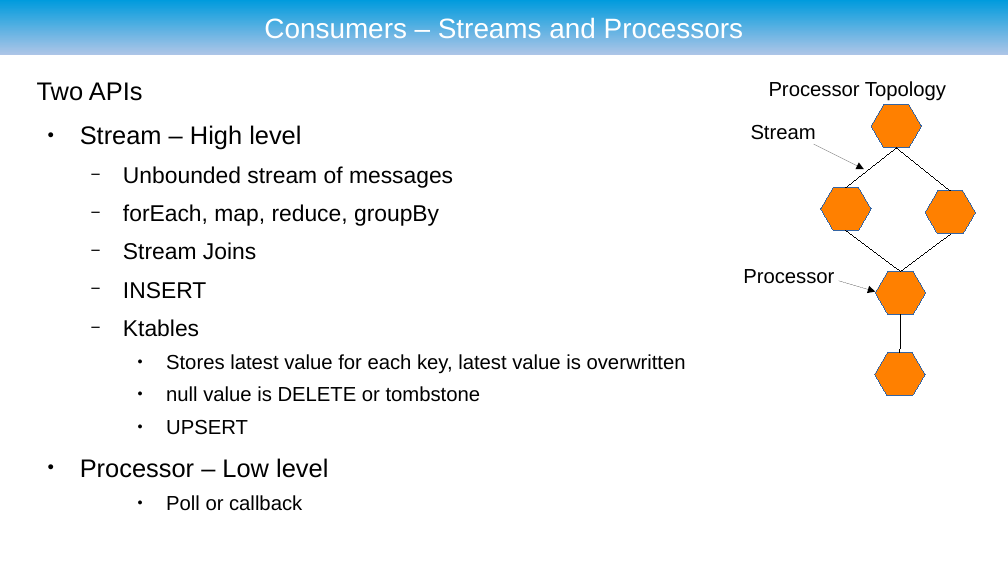
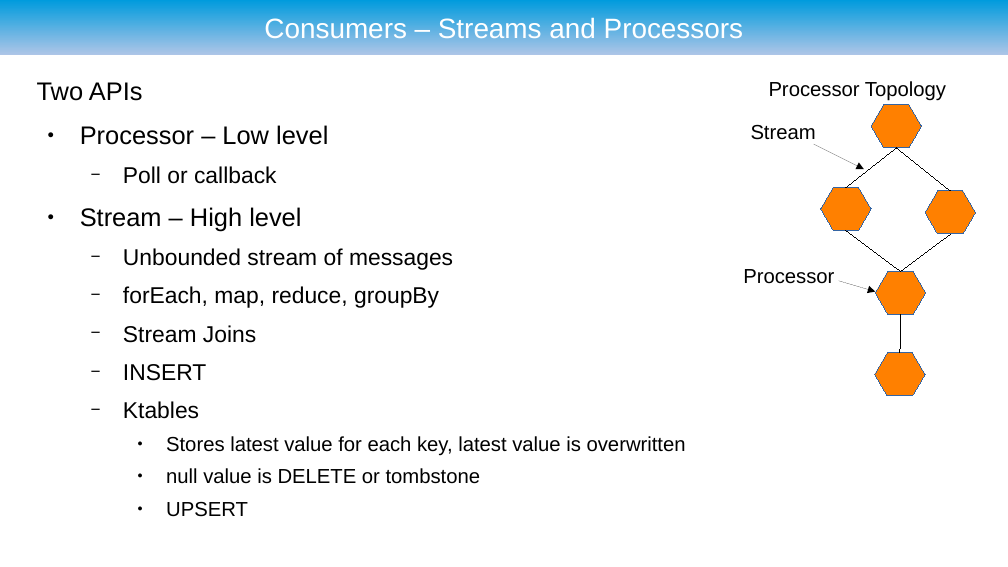
Before and after one commit to ryzlab/kafka-kompetensdag, a slide deck: slide 19 of doc/presentation.odp. Drawn at 1008x567 pixels with LibreOffice and Linux fonts; fonts in the diff are those of the drawing; background and template pictures are left out. Boxes give left, top, right and bottom in pixels: in the first picture for what was removed or moved away, otherwise in the second. Text is boxed around its words. In the diff, an @@ line names an element or a change of style, - is before the commit and + after.

```diff
--- a/doc/presentation.odp
+++ b/doc/presentation.odp
@@ text at bbox=[80, 125, 328, 184]: paragraphs added @@
+● Processor – Low level
+  − Poll or callback
@@ text at bbox=[80, 458, 328, 511]: paragraphs removed @@
-● Processor – Low level
-    ● Poll or callback
```
Also in this commit, not shown: 2 other slides changed, 1 slide added.
